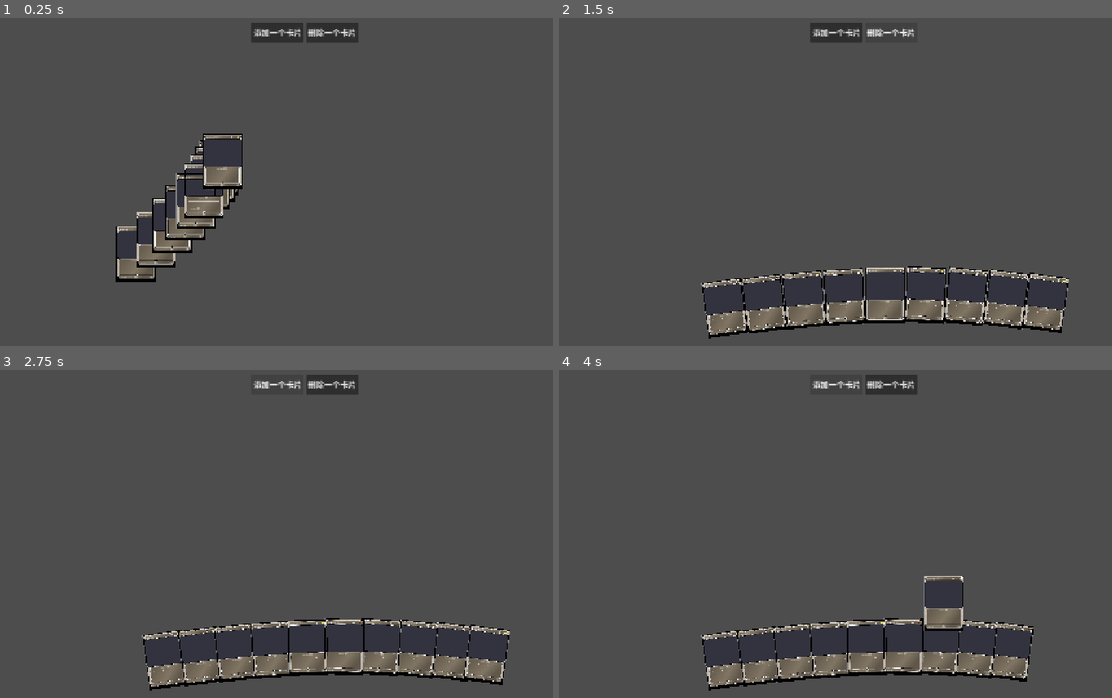
Above: before the commit, frames 1-4 (two rows, left to right).
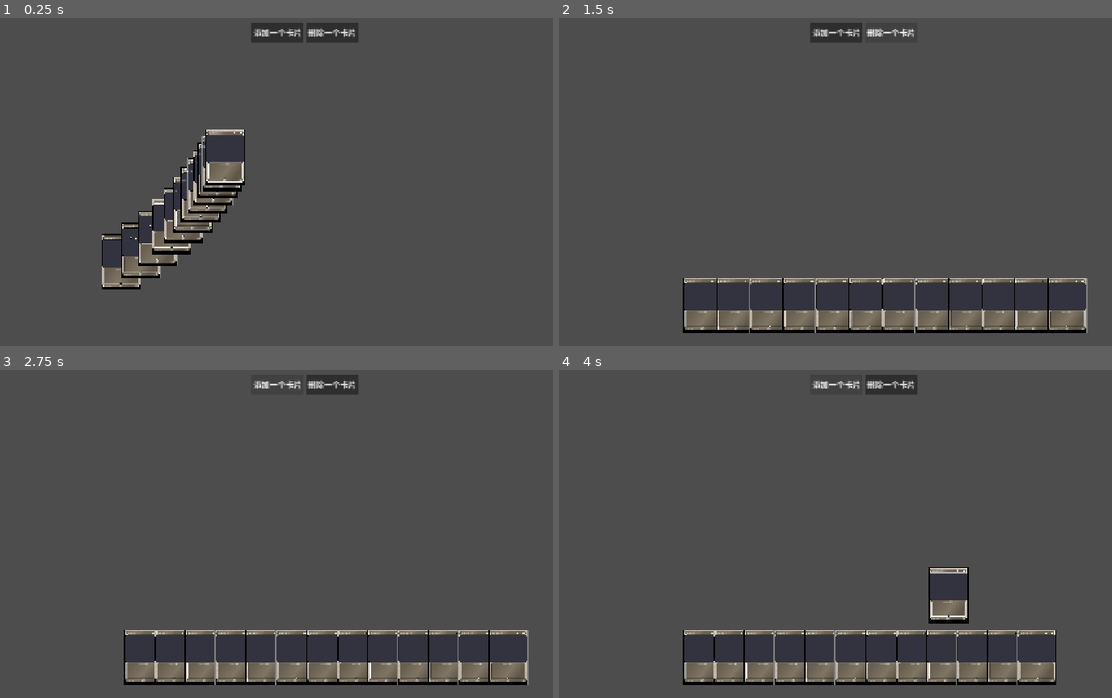
Above: after the commit, the same moments.

Repository: zzhgithub/card_v3
Game: Godot game, scene res://dule/my_hand_test.tscn
Same seed, same stepped clock (60 frames per second), same inputs: the game is played once before the commit and once after it. This scene is started directly instead of the project's main scene.
Inputs:
- Up to frame 1 (0.25 s): no input
- Up to frame 2 (1.5 s): click "添加一个卡片" at 0.5 s; click "删除一个卡片" at 1.25 s
- Up to frame 3 (2.75 s): click "添加一个卡片" at 2 s
- Up to frame 4 (4 s): click "删除一个卡片" at 2.75 s; click "添加一个卡片" at 3.5 s

The runs differ from the first frame. In frame 1, 3.7% of the frame differs, in the area x 18-45%, y 33-83%; in frame 2, 7.7%; in frame 3, 7.7%; in frame 4, 8.2%, in the area x 22-90%, y 60-98%.

Commit message:
feat(dule): 重构 MyHand 手牌堆叠排版逻辑
- 移除弧形/旋转效果，改为纯水平直线排列
- 恢复 z-index 单调递增（右侧在上层），hover 时 +1000 确保最前
- 新增 max_cards_without_stack 阈值（默认10张），超过后进入堆叠模式
- 堆叠模式使用 hand_spread_width 均匀压缩，并在容器宽度内居中
- 修复堆叠模式下漏写 local_pos.y = center_y 导致卡片上跳的问题
- 修复 my_hand_test 场景 max_hand_size 限制（设为20），支持测试10张以上堆叠

Diff:
--- a/godot-client/dule/my_hand.gd
+++ b/godot-client/dule/my_hand.gd
@@ -11,14 +11,10 @@
 @export var align_drop_zone_size_with_current_hand_size := true
 @export var swap_only_on_reorder := false
 
-## 手牌展开的最大固定宽度（卡片在此宽度内排列，不受容器宽度影响）
-@export var hand_spread_width := 700.0
-## 堆叠模式：中间卡片弧形抬高（像素）
-@export var stacked_arc_height := 20.0
-## 堆叠模式：两侧卡片向中心倾斜的最大角度（度）
-@export var stacked_max_rotation := 8.0
-## 正常模式：轻微弧形抬高（像素）
-@export var normal_arc_height := 6.0
+## 不超过此数量时，手牌在容器宽度内正常展开；超过后在此宽度内均匀压缩
+@export var max_cards_without_stack := 10
+## 超过 max_cards_without_stack 后的最大展开宽度
+@export var hand_spread_width := 800.0
 
 
 func _ready() -> void:
@@ -44,16 +40,8 @@
 
 
 func _update_target_z_index() -> void:
-	var total = _held_cards.size()
-	for i in range(total):
-		var card = _held_cards[i]
-		# 中间卡片 z-index 最高，向两侧递减，形成清晰的前后遮挡层次
-		if total <= 1:
-			card.stored_z_index = 0
-		else:
-			var mid = float(total - 1) / 2.0
-			var dist_from_mid = abs(float(i) - mid)
-			card.stored_z_index = int((mid - dist_from_mid) * 2.0)
+	for i in range(_held_cards.size()):
+		_held_cards[i].stored_z_index = i
 
 
 func _update_target_positions() -> void:
@@ -71,14 +59,18 @@
 	var container_height = size.y
 	var center_y = container_height / 2.0 - _h / 2.0
 
-	# 手牌实际使用宽度：固定 hand_spread_width，但不超过容器宽度
-	var spread_width = min(hand_spread_width, container_width)
-	# 手牌在容器内的起始偏移（居中）
-	var spread_offset_x = (container_width - spread_width) / 2.0
+	# 不超过 max_cards_without_stack 时用容器宽度；超过后用 hand_spread_width
+	var spread_width: float
+	if total_cards <= max_cards_without_stack:
+		spread_width = container_width
+	else:
+		spread_width = min(hand_spread_width, container_width)
 
 	# 计算正常等距排列的总宽度
 	var normal_width = total_cards * _w + (total_cards - 1) * card_gap
 	var use_stacked_mode = normal_width > spread_width
+
+
 
 	var x_min = INF
 	var x_max = -INF
@@ -88,18 +80,14 @@
 
 	if not use_stacked_mode:
 		# === 正常模式：在 spread_width 内居中排列，带轻微弧形 ===
-		var content_start = spread_offset_x + (spread_width - normal_width) / 2.0
+		var content_start = (spread_width - normal_width) / 2.0
 
 		for i in range(total_cards):
 			var card = _held_cards[i]
 			var local_pos = Vector2.ZERO
 			local_pos.x = content_start + i * (_w + card_gap)
 
-			if total_cards > 1:
-				var ratio = float(i) / float(total_cards - 1)
-				local_pos.y = center_y - normal_arc_height * sin(ratio * PI)
-			else:
-				local_pos.y = center_y
+			local_pos.y = center_y
 
 			var global_pos = global_position + local_pos
 			card_mids.append(global_pos.x + _w / 2.0)
@@ -113,7 +101,7 @@
 			card.show_front = card_face_up
 			card.can_be_interacted_with = true
 	else:
-		# === 堆叠模式：在固定 spread_width 内均匀压缩，带弧形与旋转 ===
+		# === 堆叠模式：在容器宽度内均匀压缩 ===
 		var spacing: float
 		if total_cards > 1:
 			spacing = (spread_width - _w) / float(total_cards - 1)
@@ -122,35 +110,23 @@
 
 		for i in range(total_cards):
 			var card = _held_cards[i]
-			var ratio = 0.5 if total_cards == 1 else float(i) / float(total_cards - 1)
+
+			var total_visual_width = (total_cards - 1) * spacing + _w
+			var stack_offset_x = (container_width - total_visual_width) / 2.0
 
 			var local_pos = Vector2.ZERO
-			local_pos.x = spread_offset_x + i * spacing
-
-			# 弧形：中间抬高，两边降低
-			local_pos.y = center_y - stacked_arc_height * sin(ratio * PI)
-
-			# 旋转：中间水平，两侧向中心倾斜
-			var rotation_deg = stacked_max_rotation * sin((ratio - 0.5) * PI)
-			var rotation_rad = deg_to_rad(rotation_deg)
+			local_pos.x = stack_offset_x + i * spacing
+			local_pos.y = center_y
 
 			var global_pos = global_position + local_pos
 			card_mids.append(global_pos.x + _w / 2.0)
 
-			# 估算旋转后的包围盒
-			var cos_r = abs(cos(rotation_rad))
-			var sin_r = abs(sin(rotation_rad))
-			var bbox_w = _w * cos_r + _h * sin_r
-			var bbox_h = _w * sin_r + _h * cos_r
-			var bbox_x_off = (_w - bbox_w) / 2.0
-			var bbox_y_off = (_h - bbox_h) / 2.0
+			x_min = min(x_min, local_pos.x)
+			x_max = max(x_max, local_pos.x + _w)
+			y_min = min(y_min, local_pos.y)
+			y_max = max(y_max, local_pos.y + _h)
 
-			x_min = min(x_min, local_pos.x + bbox_x_off)
-			x_max = max(x_max, local_pos.x + bbox_x_off + bbox_w)
-			y_min = min(y_min, local_pos.y + bbox_y_off)
-			y_max = max(y_max, local_pos.y + bbox_y_off + bbox_h)
-
-			card.move(global_pos, rotation_rad)
+			card.move(global_pos, 0)
 			card.show_front = card_face_up
 			card.can_be_interacted_with = true
 
--- a/godot-client/dule/my_hand_test.tscn
+++ b/godot-client/dule/my_hand_test.tscn
@@ -60,3 +60,4 @@
 [node name="MyHand" parent="PlayerArea/PlayerBottomRow" unique_id=1944470325 instance=ExtResource("1_my_hand")]
 layout_mode = 2
 size_flags_horizontal = 3
+max_hand_size = 20
